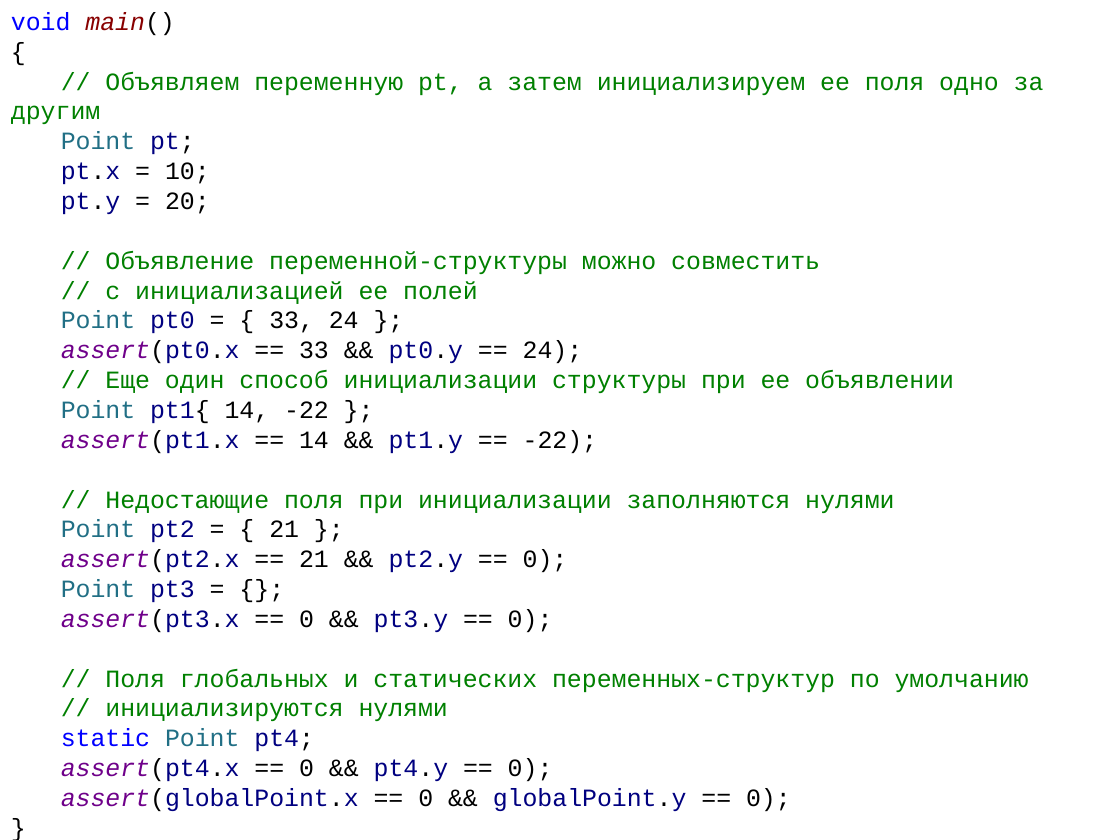
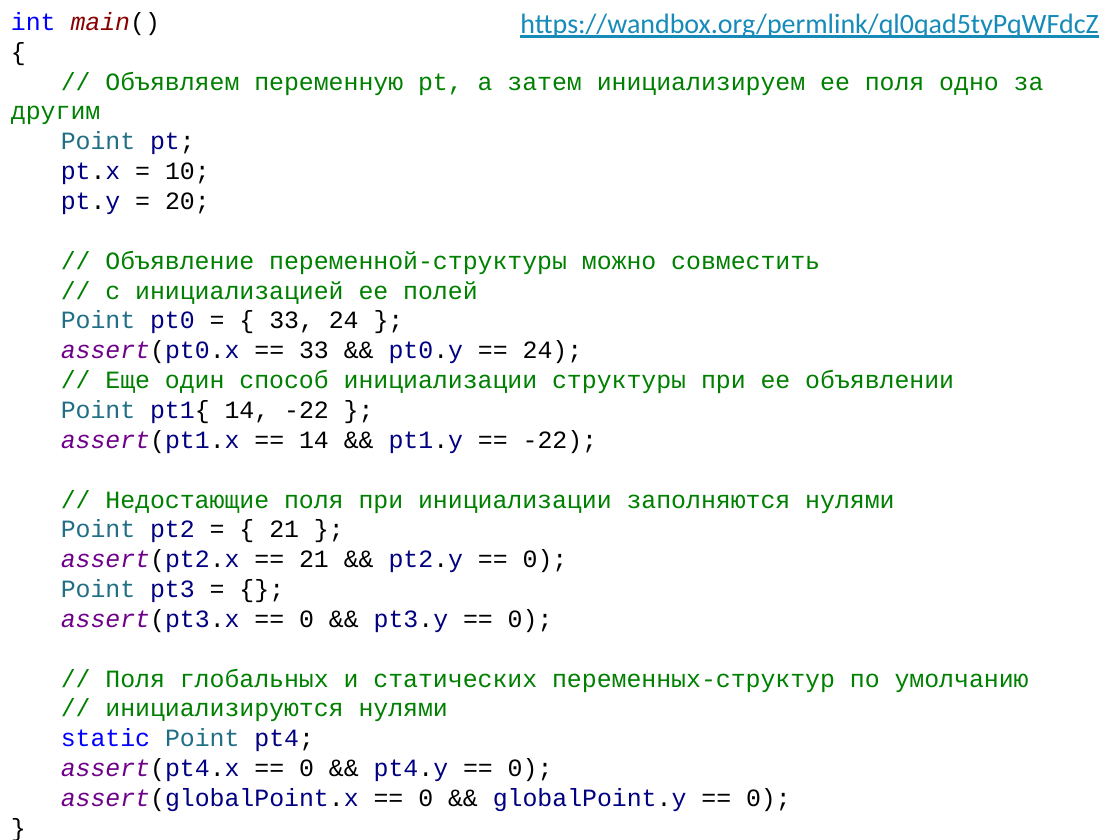
Before and after one commit to alexey-malov/oop, a slide deck: slide 95 of lectures/01/Синтаксис C++.pptx. Drawn at 1120x840 pixels with LibreOffice and Linux fonts; fonts in the diff are those of the drawing. Boxes give left, top, right and bottom in pixels: in the first picture for what was removed or moved away, otherwise in the second. Text is boxed around its words. In the diff, an @@ line names an element or a change of style, - is before the commit and + after.

```diff
--- a/lectures/01/Синтаксис C++.pptx
+++ b/lectures/01/Синтаксис C++.pptx
@@ text at (x1=11, y1=12, x2=160, y2=35): text changed; text colour #0000FF to #880000 @@
-void main()
+int main()
@@ text added at (x1=520, y1=13, x2=1098, y2=38), 18 pt, text #168BBA, underline @@
+https://wandbox.org/permlink/ql0qad5tyPqWFdcZ
```
Also in this commit, not shown: 6 other slides changed.
